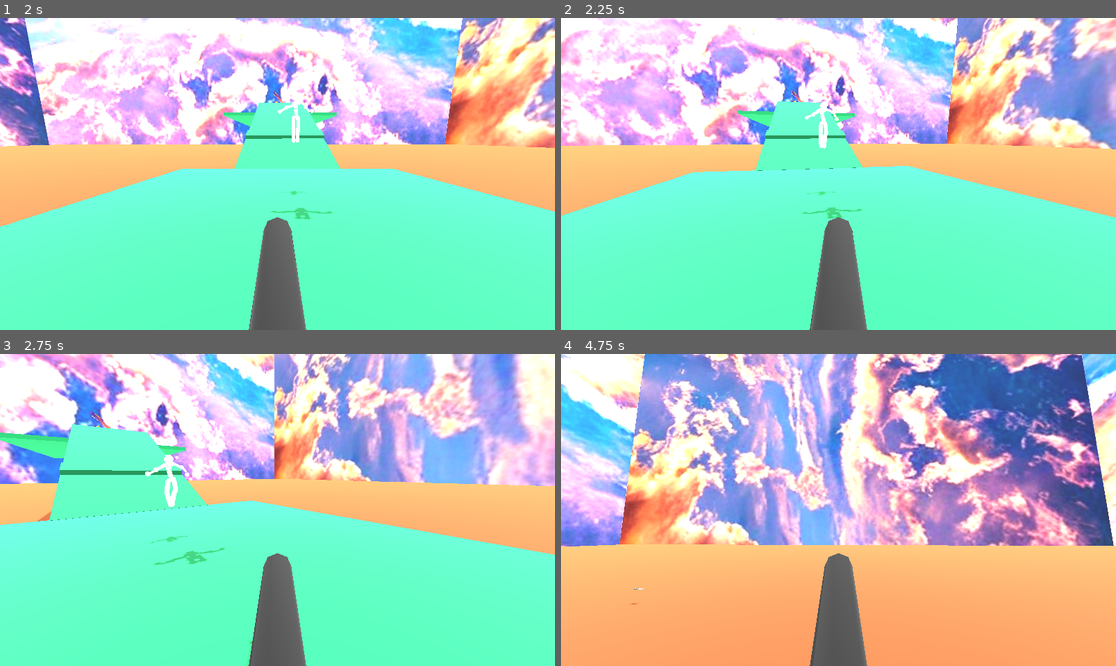
Above: before the commit, frames 1-4 (two rows, left to right).
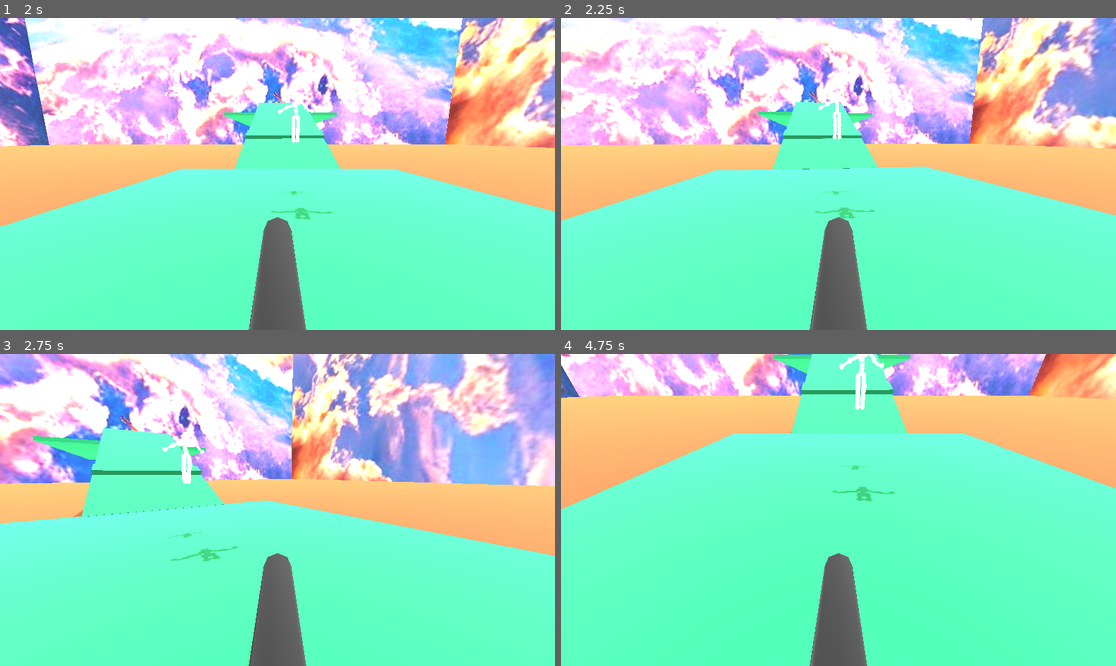
Above: after the commit, the same moments.

Repository: borbware/FGJ24
Game: Godot game, scene res://scenes/title_screen.tscn
Two runs of this game, one before a commit and one after it. Both use one fixed random seed, a clock stepped at 60 frames per second and the inputs below.
Inputs (mouse positions are in pixels of both pictures, inside the frame that each line leads up to):
- Up to frame 1 (2 s): click (216, 258) at 0.5 s; click (216, 258) at 1.25 s
- Up to frame 2 (2.25 s): hold D (left_stick_right) from 2.03 s (still down); tap R (button_y, bound only after the commit) at 2.1 s
- Up to frame 3 (2.75 s): keep holding D (left_stick_right)
- Up to frame 4 (4.75 s): release D (left_stick_right) at 2.78 s; hold S (left_stick_down) 2.78-3.53 s; tap Space (button_a) at 2.85 s; tap R (button_y, bound only after the commit) at 3.05, 3.8, 4.35 s; hold D (left_stick_right) 3.53-4.28 s; hold Ctrl (button_b) 3.53-4.28 s; hold W (left_stick_up) from 4.28 s (still down)

Frame 1 is identical in both runs. In frame 2, 31% of the frame differs, in the area x 0-100%, y 0-100%; in frame 3, 33%; in frame 4, 97%.

Commit message:
add reset button

Diff:
--- a/project.godot
+++ b/project.godot
@@ -101,6 +101,12 @@
 , Object(InputEventKey,"resource_local_to_scene":false,"resource_name":"","device":-1,"window_id":0,"alt_pressed":false,"shift_pressed":false,"ctrl_pressed":false,"meta_pressed":false,"pressed":false,"keycode":0,"physical_keycode":4194326,"key_label":0,"unicode":0,"echo":false,"script":null)
 ]
 }
+button_y={
+"deadzone": 0.5,
+"events": [Object(InputEventJoypadButton,"resource_local_to_scene":false,"resource_name":"","device":-1,"button_index":3,"pressure":0.0,"pressed":false,"script":null)
+, Object(InputEventKey,"resource_local_to_scene":false,"resource_name":"","device":-1,"window_id":0,"alt_pressed":false,"shift_pressed":false,"ctrl_pressed":false,"meta_pressed":false,"pressed":false,"keycode":0,"physical_keycode":82,"key_label":0,"unicode":114,"echo":false,"script":null)
+]
+}
 
 [physics]
 
--- a/scenes/Tykki.gd
+++ b/scenes/Tykki.gd
@@ -54,3 +54,5 @@
 		$Tykki.position += -$Tykki.get_global_transform().basis.z * tykki_speed * delta
 	if Input.is_action_just_pressed("button_a"):
 		shoot()
+	if Input.is_action_just_pressed("button_y"):
+		get_tree().reload_current_scene()
--- a/scenes/kiuas.gd
+++ b/scenes/kiuas.gd
@@ -1,5 +1,6 @@
 extends Node3D
 
+var win = false
 
 # Called when the node enters the scene tree for the first time.
 func _ready():
@@ -24,9 +25,10 @@
 func _on_area_3d_body_entered(body):
 	var object = body.get_parent()
 	print(body)
-	if body.is_in_group("Player"):
+	if body.is_in_group("Player") and win == false:
+		win = true
 		get_node("AudioStreamPlayer").play()
 		await get_tree().create_timer(1).timeout
-		get_tree().change_scene_to_file("res://scenes/title_screen.tscn")
+		get_tree().change_scene_to_file("res://scenes/win.tscn")
 	elif body.is_in_group("Ammo"):
 		body.queue_free()
